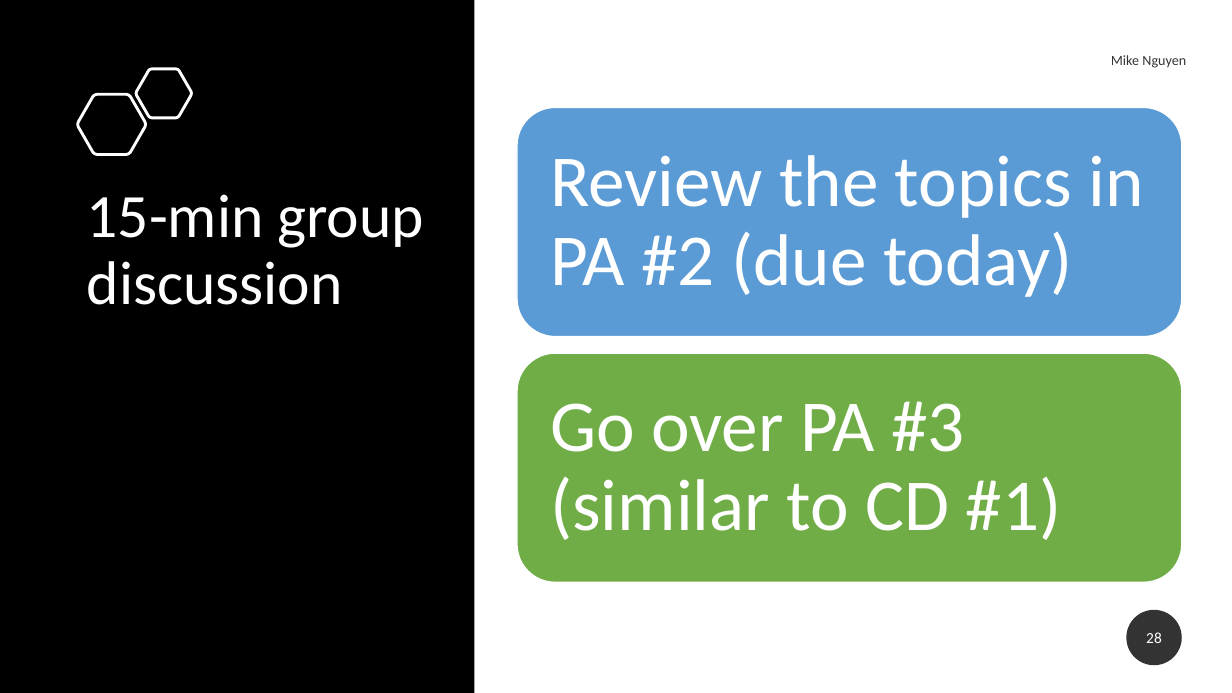
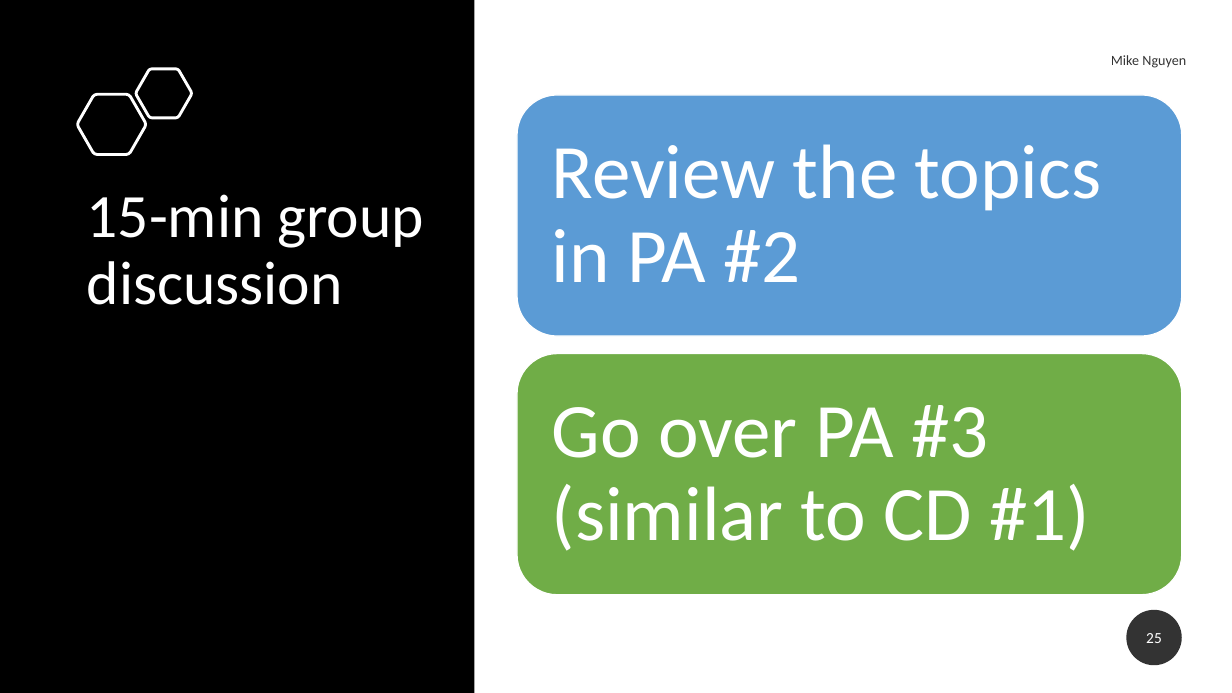
Before and after one commit to mikenguyen13/mar4050_S23_1, a slide deck: slide 25 of lectures/2/2_Problem & Intro to Project.pptx (slide 28 before the commit). Drawn at 1232x693 pixels with LibreOffice and Linux fonts; fonts in the diff are those of the drawing. Boxes give left, top, right and bottom in pixels: in the first picture for what was removed or moved away, otherwise in the second. Text is boxed around its words. In the diff, an @@ line names an element or a change of style, - is before the commit and + after.

```diff
--- a/lectures/2/2_Problem & Intro to Project.pptx
+++ b/lectures/2/2_Problem & Intro to Project.pptx
@@ rounded rectangle: place and size @@
-rounded rectangle at bbox=[518, 107, 1182, 336]
+rounded rectangle at bbox=[518, 95, 1182, 336]
@@ text at bbox=[552, 144, 1101, 282]: text changed; size 57 to 60 pt @@
-Review the topics in PA #2 (due today)
+Review the topics in PA #2
@@ rounded rectangle: place and size @@
-rounded rectangle at bbox=[518, 353, 1182, 582]
+rounded rectangle at bbox=[518, 354, 1182, 595]
@@ text "Go over PA #3 (similar ..." at bbox=[552, 405, 1091, 551]: size 57 to 60 pt; more space between paragraphs @@
@@ page number at bbox=[1146, 633, 1162, 643]: text changed @@
-28
+25
```
Also in this commit, not shown: 2 other slides changed, 3 slides removed, 1 other file.
